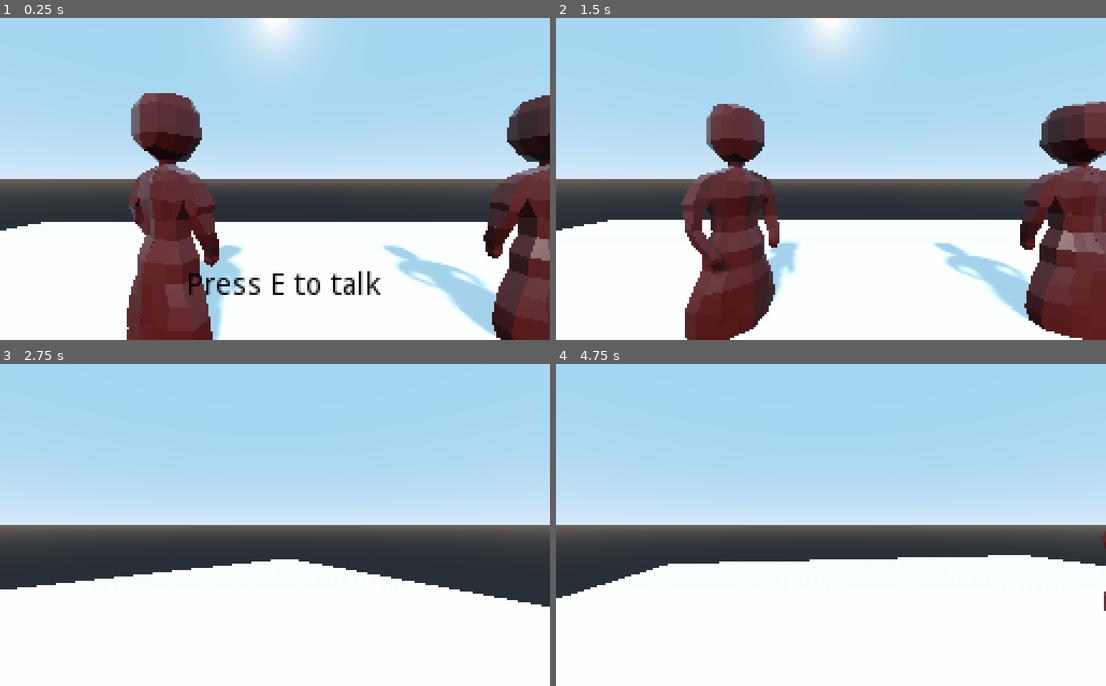
Above: before the commit, frames 1-4 (two rows, left to right).
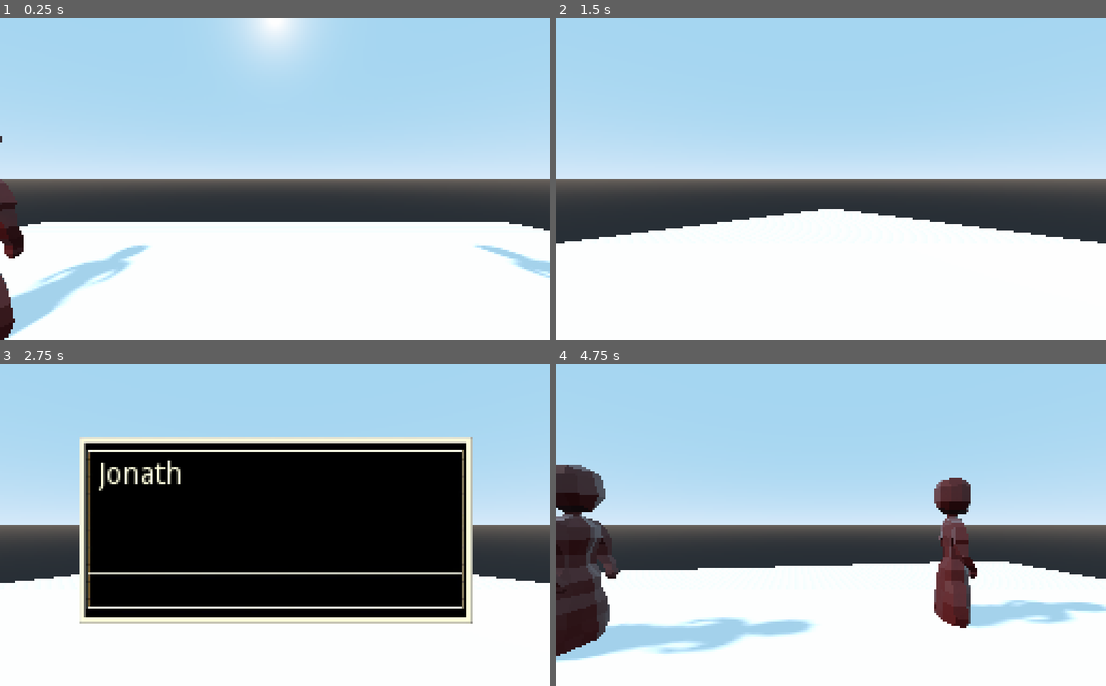
Above: after the commit, the same moments.

Repository: jaret-queercoded/Grotesque
Game: Godot game, scene res://Main.tscn
Two runs of this game, one before a commit and one after it. Both use one fixed random seed, a clock stepped at 60 frames per second and the inputs below.
Inputs:
- Up to frame 1 (0.25 s): no input
- Up to frame 2 (1.5 s): tap E (interact) at 0.5, 0.6, 1.35 s; hold D (turn_right) 0.53-1.28 s; hold S (move_back) from 1.28 s (still down)
- Up to frame 3 (2.75 s): tap E (interact) at 2, 2.1 s; release S (move_back) at 2.03 s; hold D (turn_right) from 2.03 s (still down)
- Up to frame 4 (4.75 s): release D (turn_right) at 2.78 s; hold W (move_forward) 2.78-3.53 s; tap E (interact) at 2.85, 3.6, 4.35 s; hold A (turn_left) from 3.53 s (still down)

The runs differ from the first frame. In frame 1, 22% of the frame differs, in the area x 0-100%, y 23-100%; in frame 2, 23%; in frame 3, 43%, in the area x 0-100%, y 22-81%; in frame 4, 13%.

Commit message:
Got the ability to change voice and dialog text from the scene

Diff:
--- a/DialogBox.gd
+++ b/DialogBox.gd
@@ -2,17 +2,24 @@
 
 var dialog
 
+var text_speed = 0.1
 var dialog_index = 0
 var finished = false
 var player
 
 var dialog_path
+var interaction_sound_path
+var audio_stream_player
+var pitch
 
 func _ready():
 	player = get_tree().get_root().get_node("Main").get_node("Player")
 
 	#read the dialog from a file
 	var file = File.new()
+	if !file.file_exists(dialog_path):
+		push_error("File does not exsist: " + dialog_path)
+		return
 
 	file.open(dialog_path, file.READ)
 	var text = file.get_as_text()
@@ -20,10 +27,21 @@
 
 	var data_parse = JSON.parse(text)
 	if data_parse.error != OK:
-		push_error("Couldn't load file: ")
+		push_error("Couldn't load file: " + dialog_path)
 		return
 
 	dialog = data_parse.result
+
+	#get the audio stream path so that we can change it by who calls the dialog
+	if !file.file_exists(interaction_sound_path):
+		push_error("File does not exsist: " + dialog_path)
+		return
+	var sfx = load(interaction_sound_path)
+	audio_stream_player = AudioStreamPlayer.new()
+	audio_stream_player.stream = sfx
+	audio_stream_player.playing = false
+	audio_stream_player.pitch_scale = pitch
+	add_child(audio_stream_player)
 
 func _physics_process(delta):
 	$"FinishedIndicator".visible = finished
@@ -31,13 +49,13 @@
 		load_dialog()
 
 func load_dialog():
-	$VoiceLine.playing = true
+	audio_stream_player.playing = true
 	if dialog_index < dialog.size():
 		finished = false
-		$DialogText.bbcode_text = "[center]" + dialog[dialog_index] + "[/center]"
+		$DialogText.bbcode_text = dialog[dialog_index]
 		$DialogText.percent_visible = 0
 		$Tween.interpolate_property(
-			$DialogText, "percent_visible", 0, 1, 1,
+			$DialogText, "percent_visible", 0, 1, len(dialog[dialog_index]) * text_speed,
 			Tween.TRANS_LINEAR, Tween.EASE_IN_OUT
 		)
 
@@ -49,6 +67,6 @@
 
 	dialog_index += 1
 
-func _on_Tween_tween_completed(object, key):
-	$VoiceLine.playing = false;
+func _on_Tween_tween_completed(_object, _key):
+	audio_stream_player.playing = false;
 	finished = true
--- a/DialogBox.tscn
+++ b/DialogBox.tscn
@@ -1,8 +1,7 @@
-[gd_scene load_steps=4 format=2]
+[gd_scene load_steps=3 format=2]
 
 [ext_resource path="res://art/dialogbox.jpg" type="Texture" id=1]
 [ext_resource path="res://DialogBox.gd" type="Script" id=2]
-[ext_resource path="res://audio/voice.ogg" type="AudioStream" id=3]
 
 [node name="DialogBox" type="Control"]
 margin_right = 40.0
@@ -60,7 +59,6 @@
 "_edit_use_anchors_": false
 }
 
-[node name="VoiceLine" type="AudioStreamPlayer" parent="."]
-stream = ExtResource( 3 )
+[node name="InteractionSound" type="AudioStreamPlayer" parent="."]
 pitch_scale = 2.5
 [connection signal="tween_completed" from="Tween" to="." method="_on_Tween_tween_completed"]
--- a/LookAtArea.gd
+++ /dev/null
@@ -1,9 +0,0 @@
-extends Area
-
-var interact_node
-
-func _on_LookAtArea_body_entered(body):
-	if body.get_name() == "Player":
-		get_parent().target = body
-
-func _on_LookAtArea_body_exited(body):
--- a/Main.tscn
+++ b/Main.tscn
@@ -29,11 +29,21 @@
 transform = Transform( 2.5, 0, 0, 0, 2.5, 0, 0, 0, 2.5, 0, 0, 0 )
 
 [node name="Person" parent="." instance=ExtResource( 2 )]
-transform = Transform( 1, 0, 0, 0, 1, 0, 0, 0, 1, 9.61679, -0.337147, -8.10388 )
+transform = Transform( 1, 0, 0, 0, 1, 0, 0, 0, 1, 17.4251, -0.337147, -8.10388 )
 dialog_json_path = "res://dialog/jonathan.json"
+interaction_sound_path = "res://audio/voice.ogg"
+pitch = 1.78
 
 [node name="Person2" parent="." instance=ExtResource( 2 )]
-transform = Transform( 1, 0, 0, 0, 1, 0, 0, 0, 1, -3.64987, -0.337147, -8.10388 )
+transform = Transform( 1, 0, 0, 0, 1, 0, 0, 0, 1, -11.2032, -0.337147, -8.10388 )
+interaction_sound_path = "res://audio/voice.ogg"
+pitch = 3.0
+
+[node name="Person3" parent="." instance=ExtResource( 2 )]
+transform = Transform( 1, 0, 0, 0, 1, 0, 0, 0, 1, -11.2032, -0.337147, 12.1348 )
+dialog_json_path = "res://dialog/chris.json"
+interaction_sound_path = "res://audio/voice.ogg"
+pitch = 3.0
 
 [node name="InteractLabel" type="Label" parent="."]
 visible = false
--- a/Person.gd
+++ b/Person.gd
@@ -12,6 +12,9 @@
 var can_interact = false
 
 export var dialog_json_path = "res://dialog/test.json"
+export var interaction_sound_path = "res://audio/test.ogg"
+
+export var pitch = 1.0
 
 const DIALOG = preload("res://DialogBox.tscn")
 
@@ -28,6 +31,8 @@
 		interact_label.visible = false
 		var dialog = DIALOG.instance()
 		dialog.dialog_path = dialog_json_path
+		dialog.interaction_sound_path = interaction_sound_path
+		dialog.pitch = pitch
 		get_parent().add_child(dialog)
 		player.interacting = true
 
--- /dev/null
+++ b/dialog/chris.json
@@ -0,0 +1,3 @@
+[
+    "hey my name is", "chris griffin"
+]
Not shown, added: audio/test.ogg.import
Not shown, added: audio/test.ogg
